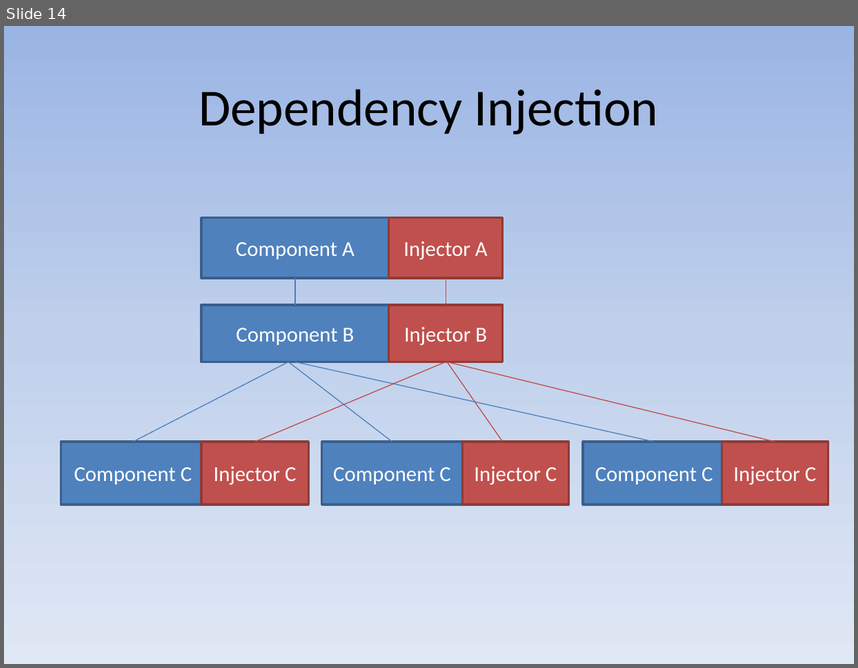
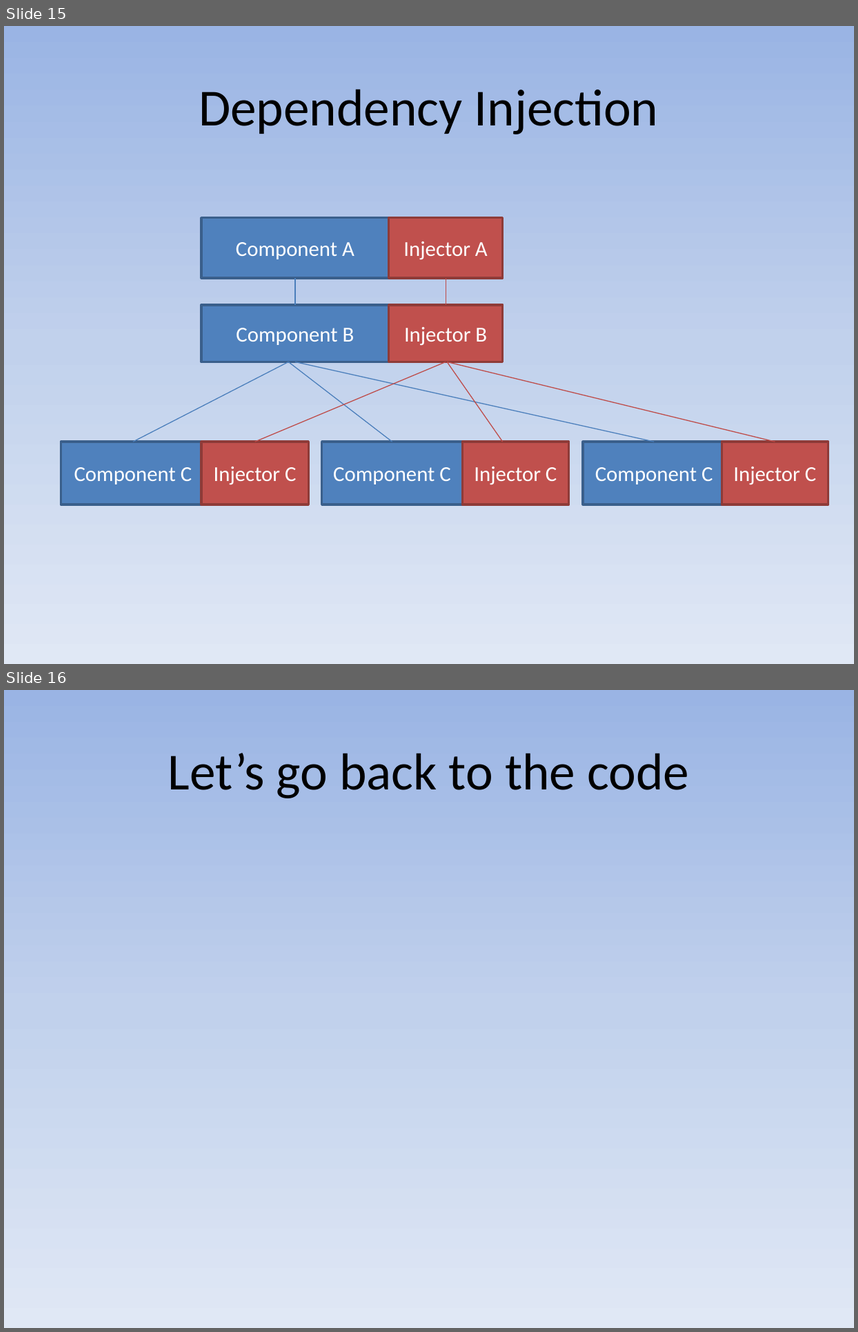
Before and after one commit to mayuanyang/HelloAngular2, a slide deck: angular2.pptx. Shown one above the other, each under a label of ours: slide 14 before the commit, slides 15 and 16 after it. The pictures are 858x668 and 858x1332 pixels, drawn with LibreOffice and Linux fonts; fonts in the diff are those of the drawing. Boxes give left, top, right and bottom in pixels: in the first picture for what was removed or moved away, otherwise in the second. Text is boxed around its words. In the diff, an @@ line names an element or a change of style, - is before the commit and + after.

```diff
--- a/angular2.pptx
+++ b/angular2.pptx
@@ slide 16 added at box(4, 690, 854, 1328), background gradient #9AB5E4 to #C2D1ED to #E1E8F5 @@
@@ title added at box(168, 753, 689, 798), 44 pt, text #000000 @@
+Let’s go back to the code
@@ what was slide 14 is now slide 15 @@
```
Also in this commit, not shown: 3 slides changed, 1 other slide added.
